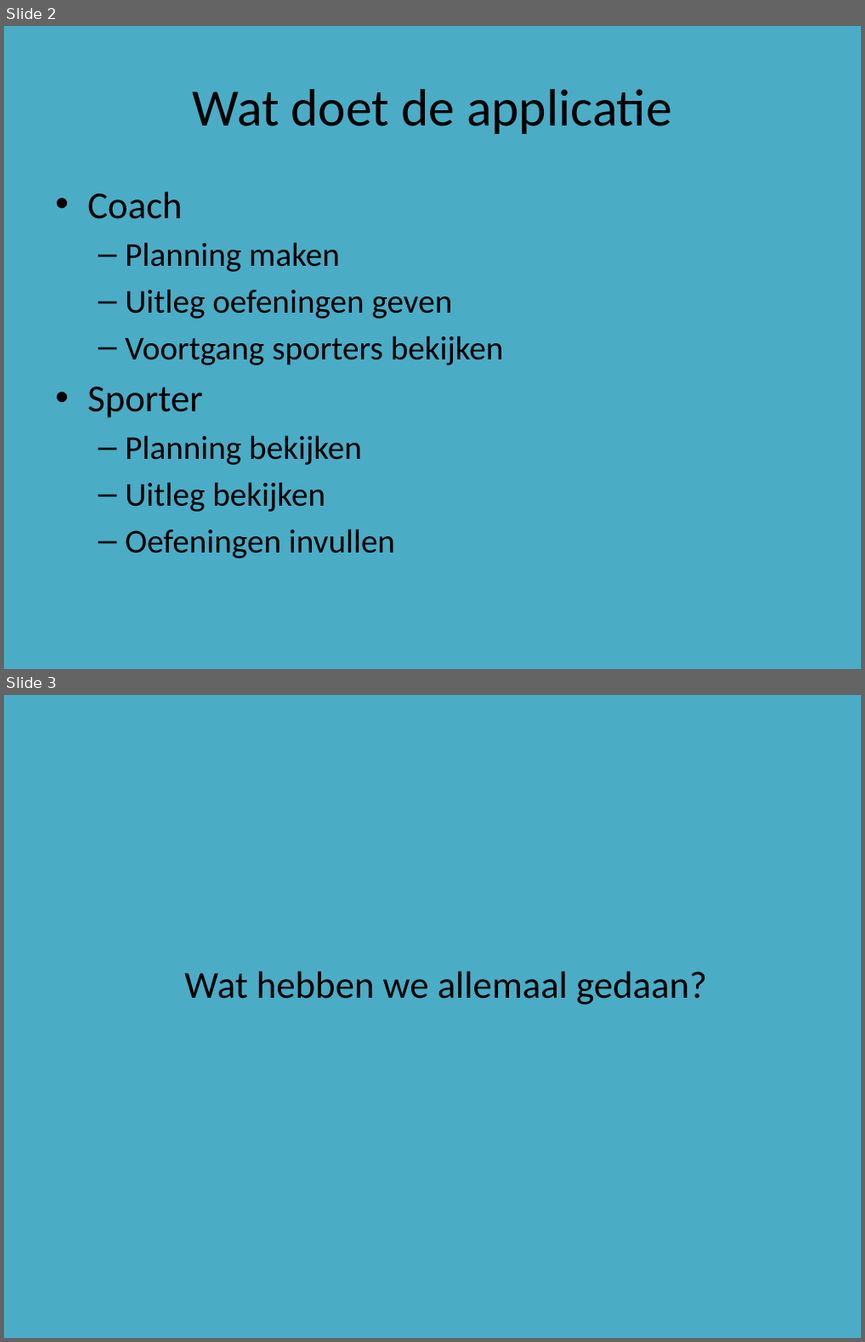
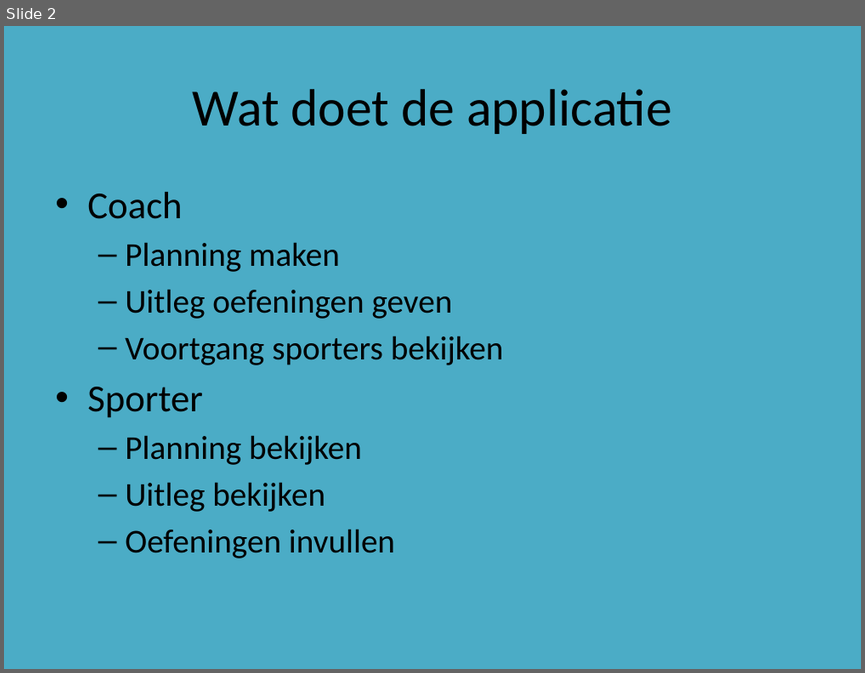
Before and after one commit to DASnoeken/Powerlift_App, a slide deck: Powerlift Powerpoint.pptx. Shown one above the other, each under a label of ours: slides 2 and 3 before the commit, slide 2 after it. The pictures are 865x1342 and 865x673 pixels, drawn with LibreOffice and Linux fonts; fonts in the diff are those of the drawing. Boxes give left, top, right and bottom in pixels: in the first picture for what was removed or moved away, otherwise in the second. Text is boxed around its words. In the diff, an @@ line names an element or a change of style, - is before the commit and + after.

```diff
--- a/Powerlift Powerpoint.pptx
+++ b/Powerlift Powerpoint.pptx
@@ slide 3 removed at (4, 695, 861, 1338), background #4BACC6 @@
@@ text removed at (184, 971, 707, 1004) @@
-Wat hebben we allemaal gedaan?
```
Also in this commit, not shown: 3 slides changed, 6 slides added, 1 other slide removed.
